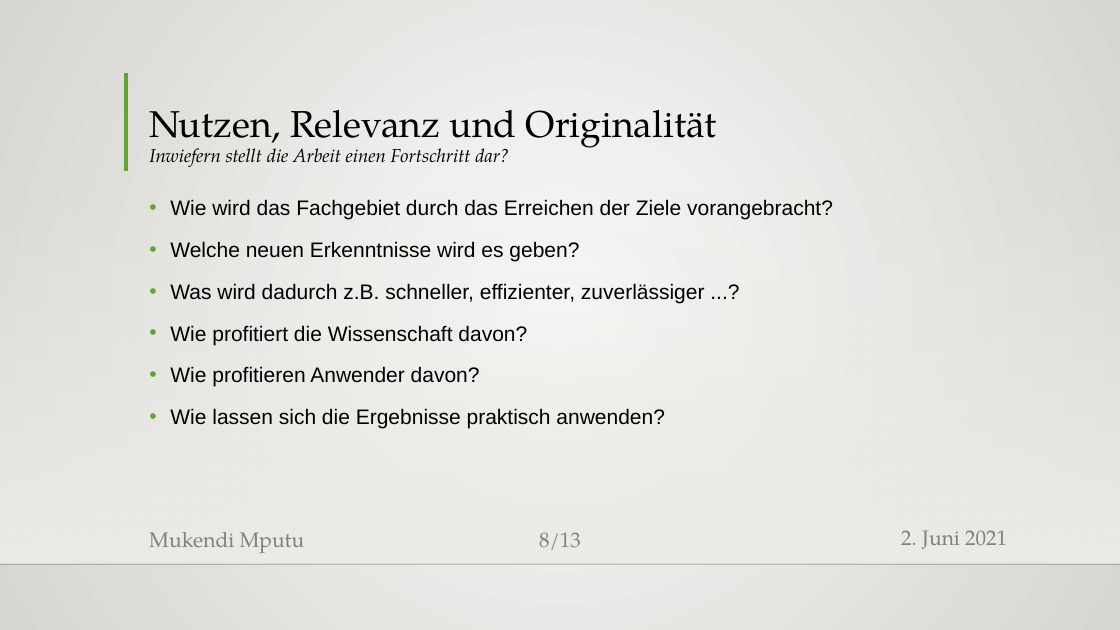
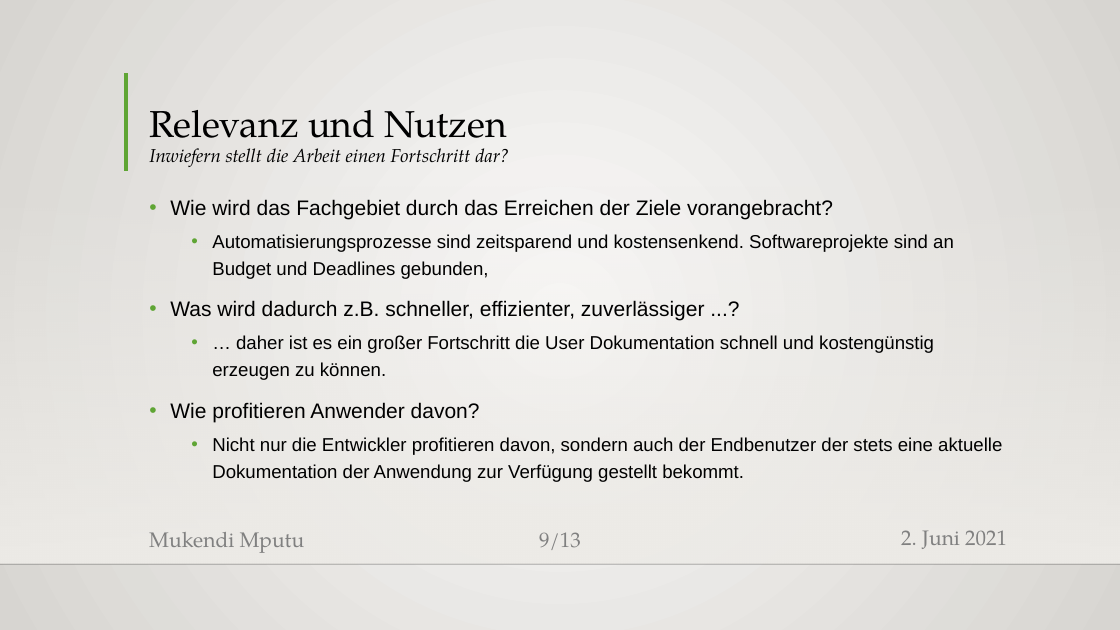
Before and after one commit to MukendiMputu/BachelorThesis, a slide deck: slide 9 of Proposalvortrag.pptx (slide 8 before the commit). Drawn at 1120x630 pixels with LibreOffice and Linux fonts; fonts in the diff are those of the drawing; background and template pictures are left out. Boxes give left, top, right and bottom in pixels: in the first picture for what was removed or moved away, otherwise in the second. Text is boxed around its words. In the diff, an @@ line names an element or a change of style, - is before the commit and + after.

```diff
--- a/Proposalvortrag.pptx
+++ b/Proposalvortrag.pptx
@@ title at <box>149,110,509,167</box>: text changed @@
-Nutzen, Relevanz und Originalität
-Inwiefern stellt die Arbeit einen Fortschritt dar?
+Relevanz und Nutzen
+Inwiefern stellt die Arbeit einen Fortschritt dar?
@@ text at <box>212,234,954,279</box>: text changed; size 18 to 16 pt @@
-• Welche neuen Erkenntnisse wird es geben?
+  • Automatisierungsprozesse sind zeitsparend und kostensenkend. Softwareprojekte sind an Budget und Deadlines gebunden,
@@ text at <box>212,335,934,380</box>: text changed; size 18 to 16 pt @@
-• Wie profitiert die Wissenschaft davon?
+  • … daher ist es ein großer Fortschritt die User Dokumentation schnell und kostengünstig erzeugen zu können.
@@ text at <box>212,437,1002,482</box>: text changed; size 18 to 16 pt @@
-• Wie lassen sich die Ergebnisse praktisch anwenden?
+  • Nicht nur die Entwickler profitieren davon, sondern auch der Endbenutzer der stets eine aktuelle Dokumentation der Anwendung zur Verfügung gestellt bekommt.
@@ page number at <box>539,532,581,550</box>: text changed @@
-8/13
+9/13
```
Also in this commit, not shown: 8 other slides changed, 4 slides added, 2 slides removed, 2 other files.
